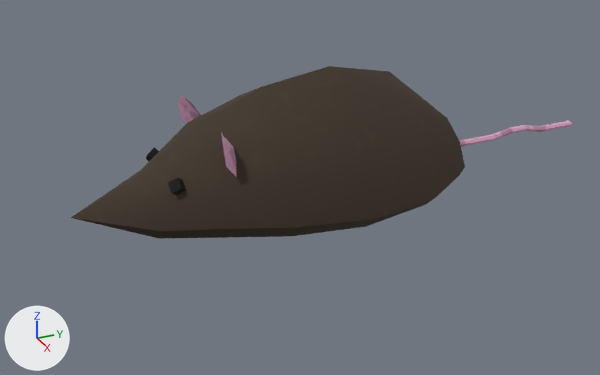
A saved change to the glTF model assets/rat.gltf.
The view is the same before and after, from a 50 mm lens placed at (4.05, -1.48, 2.52), pointed at (-0.03, 0.35, 0.48). Lighting does not change. The marker at lower left points along +X, +Y and +Z. Both versions are drawn at frame 1 of the action 'BodyAction'; the numbers are the values there. Vertices at the same position are counted once.

The scene before the commit, as lines of its bpy script (objects in view):
```python
me_sphere = bpy.data.meshes.new('Sphere')
me_sphere.from_pydata(...)  # 161 vertices, 282 faces; spans x -0.59..0.59, y 0.02..0.85, z -2.09..1.24
me_sphere.materials.append(mat_rat_material)
ob_rat = bpy.data.objects.new('Rat', me_sphere)
ob_rat.location = (0.0, 0.267, 0.35)
ob_rat.rotation_euler = (1.571, 0.0, 0.0)  # degrees (90, 0, 0)
```
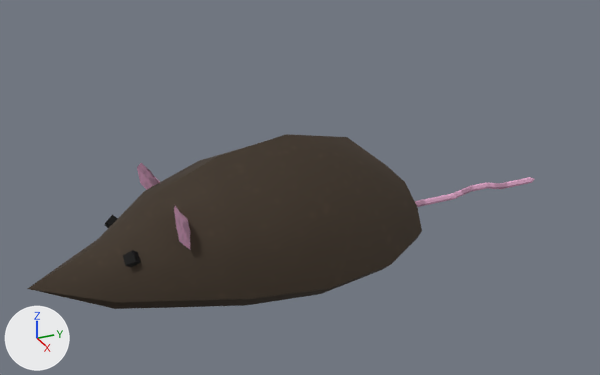
Edits to the bpy script that builds the scene:
```text
Change me_sphere:
    where me_sphere.from_pydata(...)  # 161 vertices, 282 faces; spans x -0.59..0.59, y 0.02..0.85, z -2.09..1.24
    used by ob_rat; location = (0.0, 0.267, 0.35); rotation_euler = (1.571, 0.0, 0.0), in degrees (90, 0, 0)
    me_sphere part 1: the whole mesh is moved by (0.0, -0.01, 0.0)
Change ob_rat:
    ob_rat.location: (0.0, 0.267, 0.35) -> (0.0, 0.0, 0.0)
```

Location of each change, (x1, y1, x2, y2) in pixels of the pictures (600 x 375 px):
'Rat', moved
    before: (71, 66, 573, 239)
    after: (27, 134, 534, 309)
